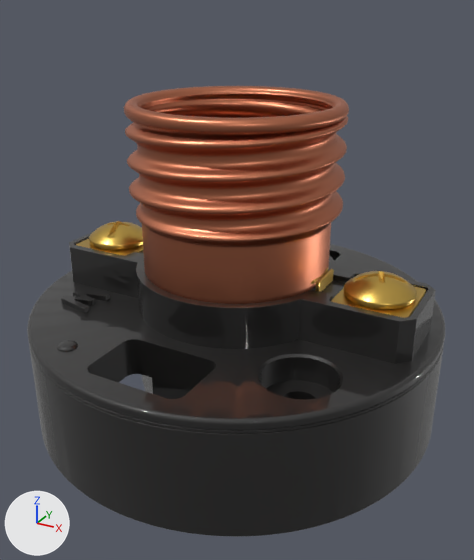
The glTF model models/lamp_black.glb, before and after one commit.
Both versions are drawn from a 50 mm lens placed at (0.0399, -0.0725, 0.0549), pointed at (0.0012, -0.0021, 0.0197). The lights are fixed; the arrows at lower left show +X, +Y and +Z. The picture after the commit comes second. Where no turn or scale is listed for an object, it has been applied to the vertices.

The first picture shows 'BlackResin', 'BrassParts', 'CopperShell'.
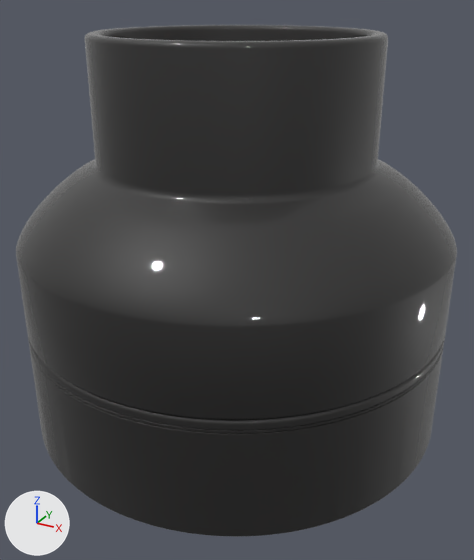
Pixel boxes (x1, y1, x2, y2) of what changed, in the pictures (474 x 560 px):
'LampCover', added
    after: (16, 25, 457, 419)
'CopperShell', unchanged, covered by the edit
    before: (124, 86, 349, 304)
'BrassParts', unchanged, covered by the edit
    before: (76, 221, 427, 318)

The change, as a diff of the scene's bpy script:
```diff
--- a/models/lamp_black.glb.py
+++ b/models/lamp_black.glb.py
@@ mat_coverblack @@
+mat_coverblack = principled_material('CoverBlack')
+mat_coverblack.base_color = (0.00518, 0.00439, 0.00402)  # black #100e0d
+mat_coverblack.roughness = 0.55
+mat_coverblack.coat_weight = 1.0
+mat_coverblack.coat_roughness = 0.05
@@ me_lampcover @@
+me_lampcover.from_pydata(...)  # 6784 vertices, 13568 faces; spans x -0.028..0.028, y -0.028..0.028, z 0.0155..0.0506
+me_lampcover.materials.append(mat_coverblack)  # black #100e0d
@@ ob_lampcover @@
+ob_lampcover = bpy.data.objects.new('LampCover', me_lampcover)
+ob_lampcover.location = (0.0, 0.0, 0.0)
```
